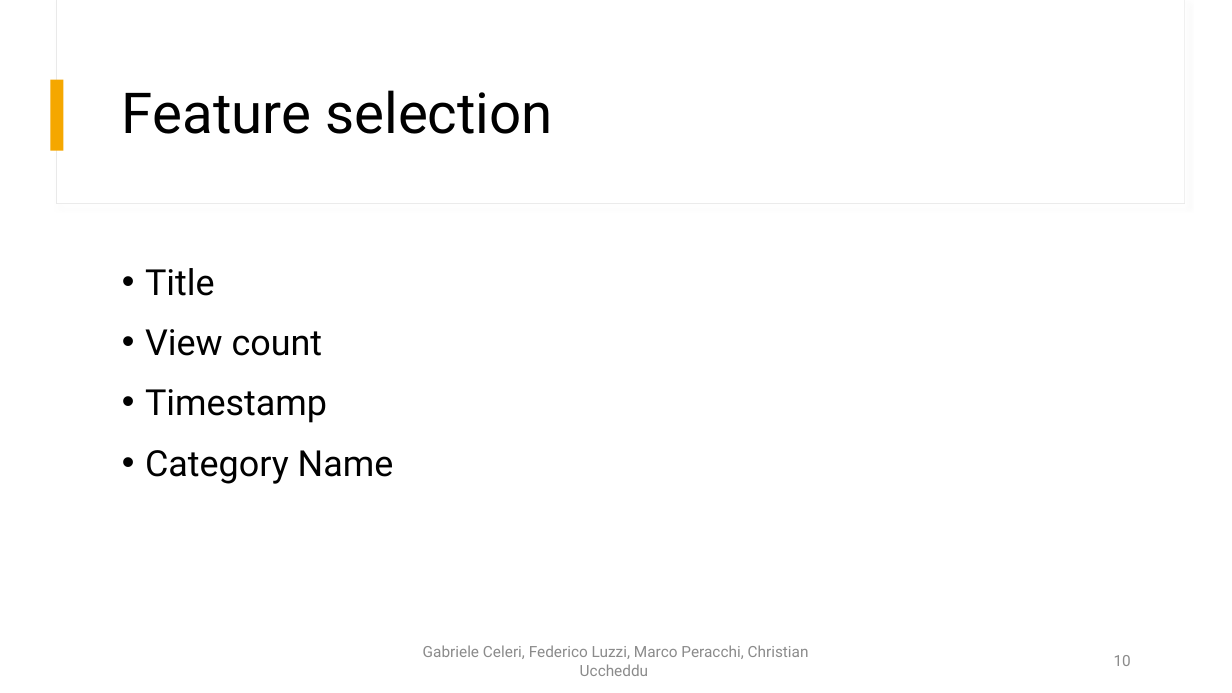
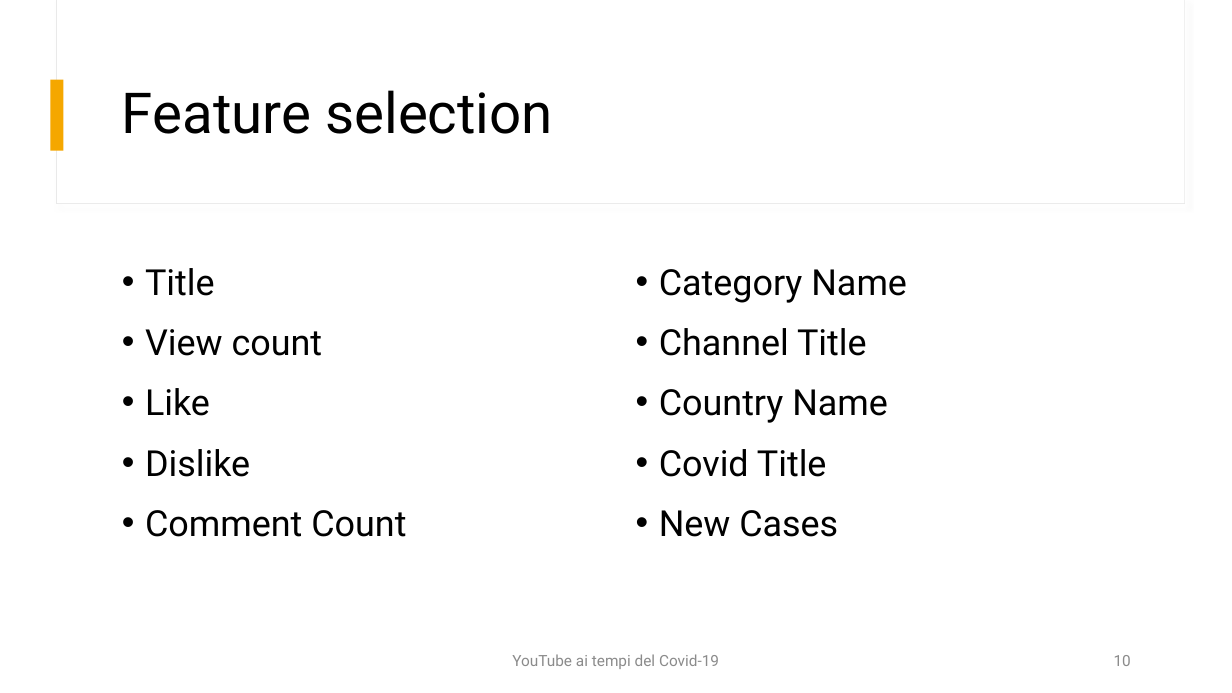
Before and after one commit to fedelux3/Youtube_trending_analysis, a slide deck: slide 10 of presentazione/presentazione.pptx. Drawn at 1232x693 pixels with LibreOffice and Linux fonts; fonts in the diff are those of the drawing. Boxes give left, top, right and bottom in pixels: in the first picture for what was removed or moved away, otherwise in the second. Text is boxed around its words. In the diff, an @@ line names an element or a change of style, - is before the commit and + after.

```diff
--- a/presentazione/presentazione.pptx
+++ b/presentazione/presentazione.pptx
@@ text added at [659,269,907,537], 28 pt, text #000000 @@
+• Category Name
+• Channel Title
+• Country Name
+• Covid Title
+• New Cases
@@ text at [145,388,406,537]: text changed @@
-• Timestamp
-• Category Name
+• Like
+• Dislike
+• Comment Count
@@ text at [512,654,719,669]: text changed @@
-Gabriele Celeri, Federico Luzzi, Marco Peracchi, Christian Uccheddu
+YouTube ai tempi del Covid-19
```
Also in this commit, not shown: 11 other slides changed, 1 slide added, 19 other files.
